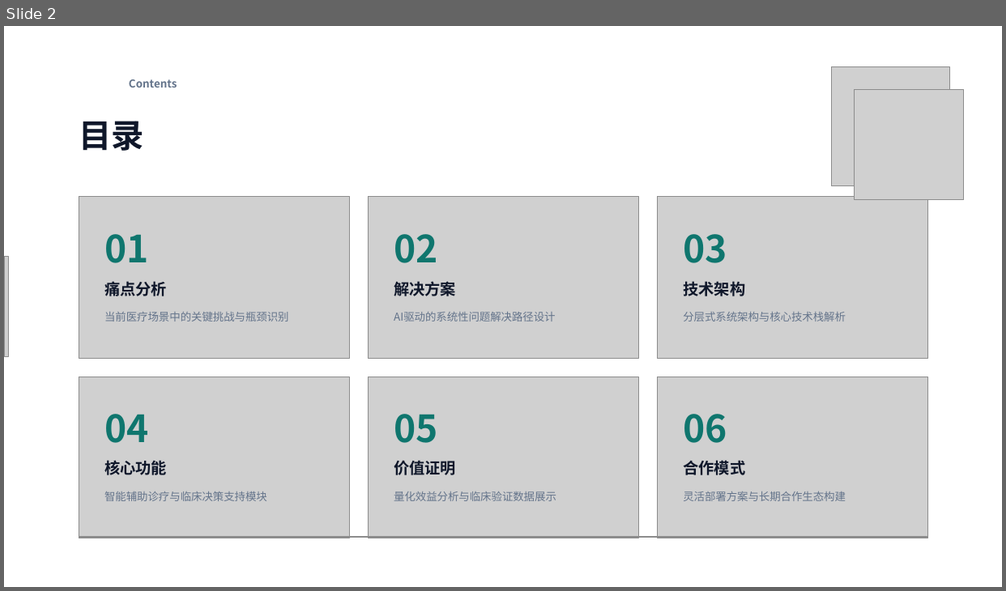
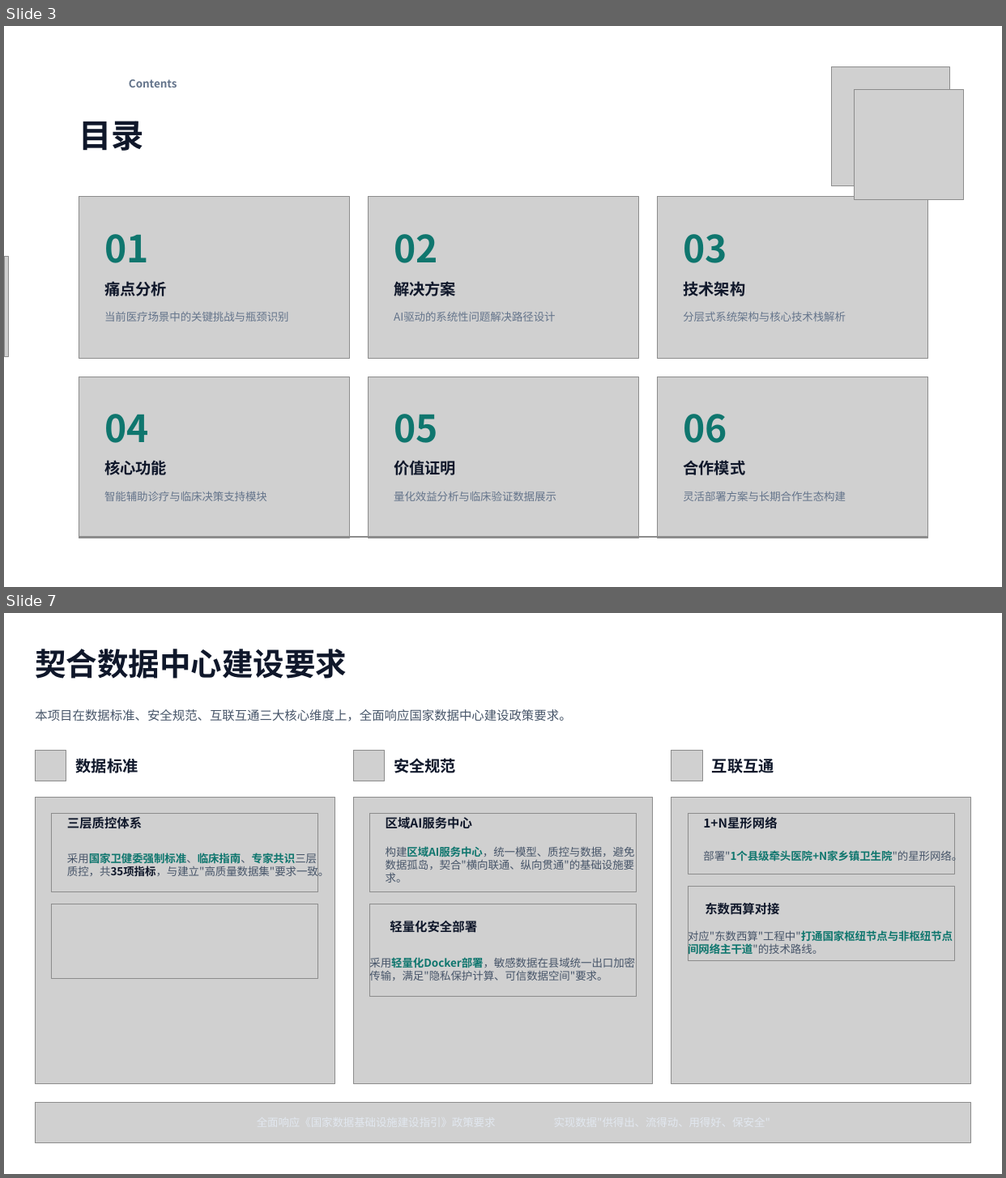
Before and after one commit to liuzh2008/med_ai_assistant_workspace, a slide deck: 项目相关/宣发/医疗AI助手系统介绍 20260416.pptx. Shown one above the other, each under a label of ours: slide 2 before the commit, slides 3 and 7 after it; the slides between them are not shown. The pictures are 1006x591 and 1006x1178 pixels, drawn with LibreOffice and Linux fonts; fonts in the diff are those of the drawing; grey boxes stand for pictures; background and template pictures are left out. Boxes give left, top, right and bottom in pixels: in the first picture for what was removed or moved away, otherwise in the second. Text is boxed around its words. In the diff, an @@ line names an element or a change of style, - is before the commit and + after.

```diff
--- a/项目相关/宣发/医疗AI助手系统介绍 20260416.pptx
+++ b/项目相关/宣发/医疗AI助手系统介绍 20260416.pptx
@@ slide 7 added at box(4, 613, 1002, 1174), background picture (left out) @@
@@ text added at box(35, 649, 347, 679), 30 pt, text #0F172A, bold @@
+契合数据中心建设要求
@@ text added at box(35, 709, 571, 722), 12 pt, text #475569 @@
+本项目在数据标准、安全规范、互联互通三大核心维度上，全面响应国家数据中心建设政策要求。
@@ picture added at box(36, 750, 67, 781) @@
@@ text added at box(76, 758, 138, 773), 15 pt, text #0F172A, bold @@
+数据标准
@@ picture added at box(354, 750, 385, 781) @@
@@ text added at box(394, 758, 456, 773), 15 pt, text #0F172A, bold @@
+安全规范
@@ picture added at box(671, 750, 703, 781) @@
@@ text added at box(712, 759, 774, 773), 15 pt, text #0F172A, bold @@
+互联互通
@@ picture added at box(36, 797, 335, 1084) @@
@@ picture added at box(354, 797, 653, 1084) @@
@@ picture added at box(671, 797, 971, 1084) @@
@@ picture added at box(52, 814, 318, 892) @@
@@ text added at box(67, 817, 142, 829), 12 pt, text #0F172A, bold @@
+三层质控体系
@@ picture added at box(370, 814, 637, 892) @@
@@ text added at box(386, 817, 472, 829), 12 pt, text #0F172A, bold @@
+区域AI服务中心
@@ picture added at box(688, 814, 955, 875) @@
@@ text added at box(703, 817, 777, 829), 12 pt, text #0F172A, bold @@
+1+N星形网络
@@ text added at box(67, 853, 329, 879), 10.5 pt, text #475569 @@
+采用国家卫健委强制标准、临床指南、专家共识三层质控，共35项指标，与建立"高质量数据集"要求一致。
@@ text added at box(386, 846, 635, 883), 10.5 pt, text #475569 @@
+构建区域AI服务中心，统一模型、质控与数据，避免数据孤岛，契合"横向联通、纵向贯通"的基础设施要求。
@@ text added at box(703, 849, 962, 863), 10.5 pt, text #0F766E, bold @@
+部署"1个县级牵头医院+N家乡镇卫生院"的星形网络。
@@ picture added at box(688, 887, 955, 961) @@
@@ text added at box(705, 903, 779, 915), 12 pt, text #0F172A, bold @@
+东数西算对接
@@ picture added at box(52, 905, 318, 979) @@
@@ picture added at box(370, 905, 637, 997) @@
@@ text added at box(390, 921, 477, 933), 12 pt, text #0F172A, bold @@
+轻量化安全部署
@@ text added at box(688, 929, 953, 956), 10.5 pt, text #0F766E, bold @@
+对应"东数西算"工程中"打通国家枢纽节点与非枢纽节点间网络主干道"的技术路线。
@@ text added at box(369, 956, 635, 983), 10.5 pt, text #475569 @@
+采用轻量化Docker部署，敏感数据在县域统一出口加密传输，满足"隐私保护计算、可信数据空间"要求。
@@ picture added at box(36, 1102, 971, 1143) @@
@@ text added at box(256, 1115, 497, 1131), 10.5 pt, text #E2E8F0 @@
+全面响应《国家数据基础设施建设指引》政策要求
@@ text added at box(553, 1115, 769, 1131), 10.5 pt, text #E2E8F0 @@
+实现数据"供得出、流得动、用得好、保安全"
@@ what was slide 2 is now slide 3 @@
```
Also in this commit, not shown: 9 other slides added.
